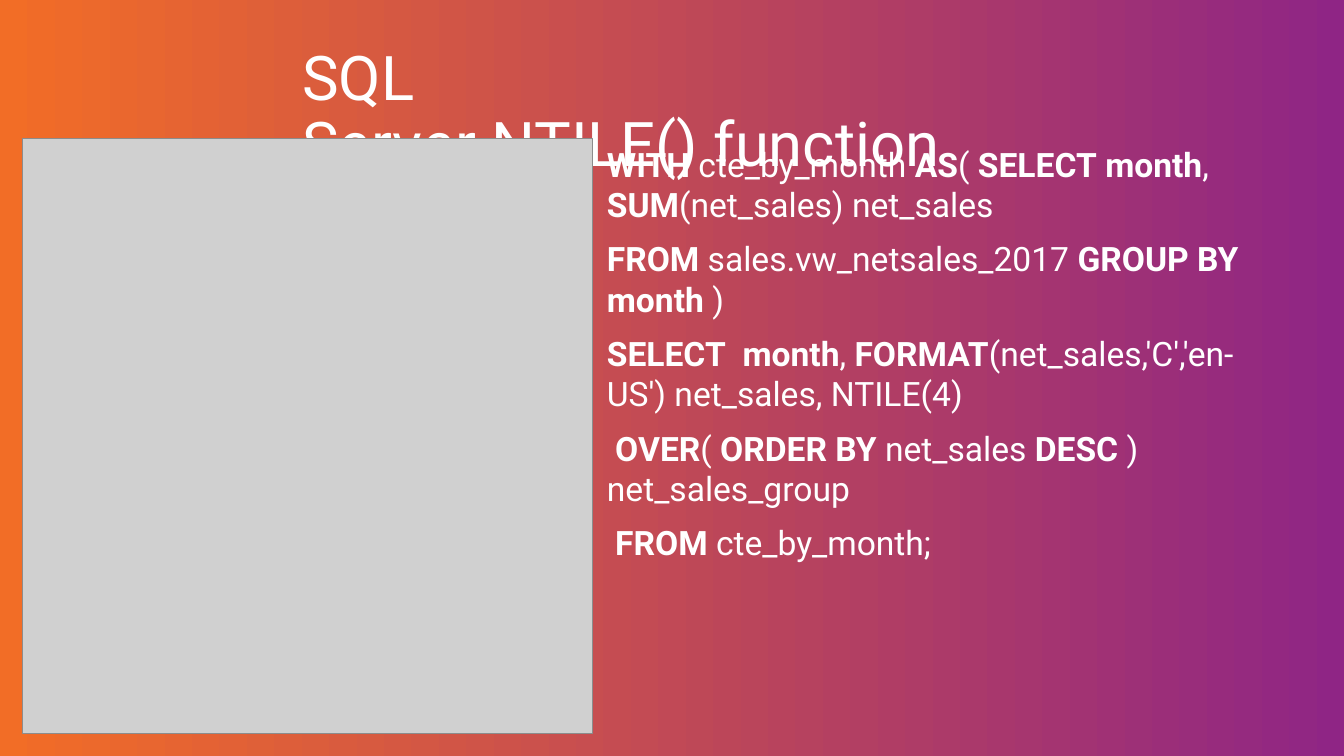
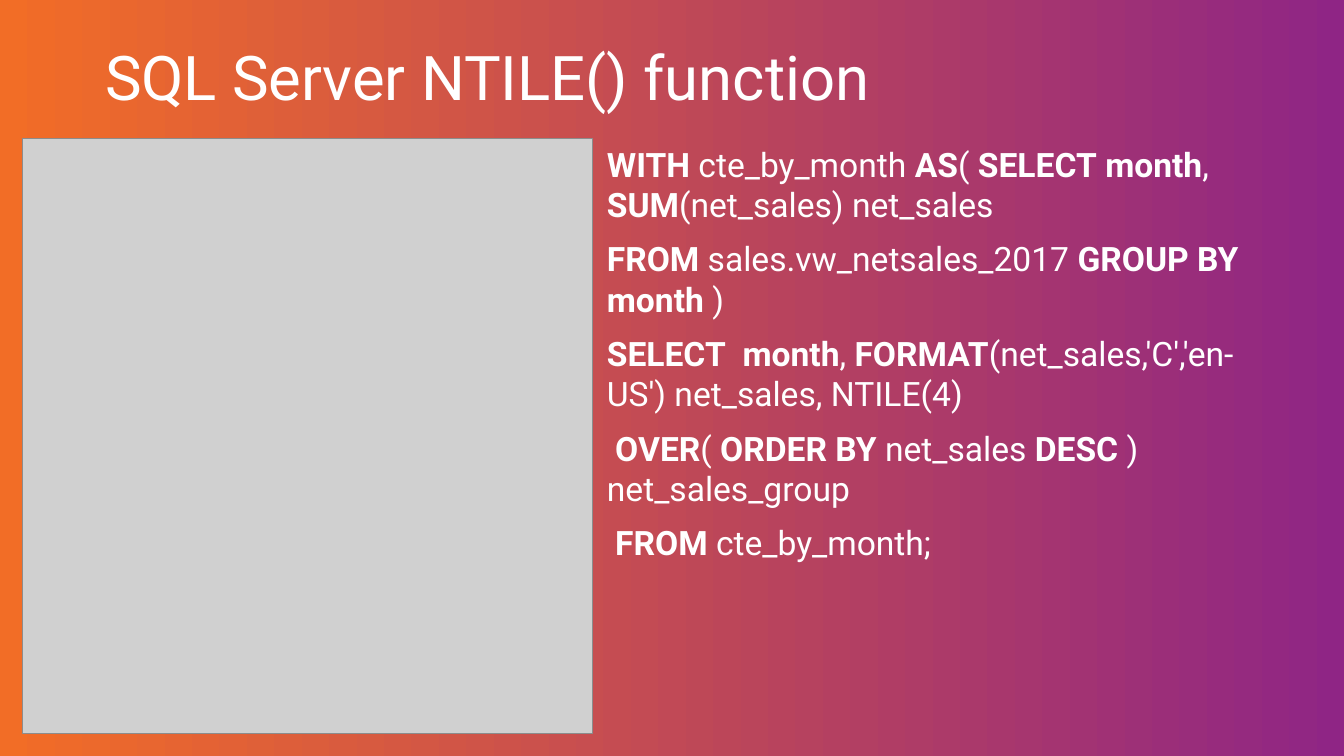
Before and after one commit to YukiAmeka/ParkingDB, a slide deck: slide 15 of Presentation/Window functions.pptx. Drawn at 1344x756 pixels with LibreOffice and Linux fonts; fonts in the diff are those of the drawing; grey boxes stand for pictures; background and template pictures are left out. Boxes give left, top, right and bottom in pixels: in the first picture for what was removed or moved away, otherwise in the second. Text is boxed around its words. In the diff, an @@ line names an element or a change of style, - is before the commit and + after.

Commit message:
Presentation about Window Functions edited

```diff
--- a/Presentation/Window functions.pptx
+++ b/Presentation/Window functions.pptx
@@ title "SQL Server NTILE() function" rewrapped from (302, 55, 940, 181) to (105, 51, 870, 114) @@
```
Also in this commit, not shown: 5 other slides changed, 1 other file.
